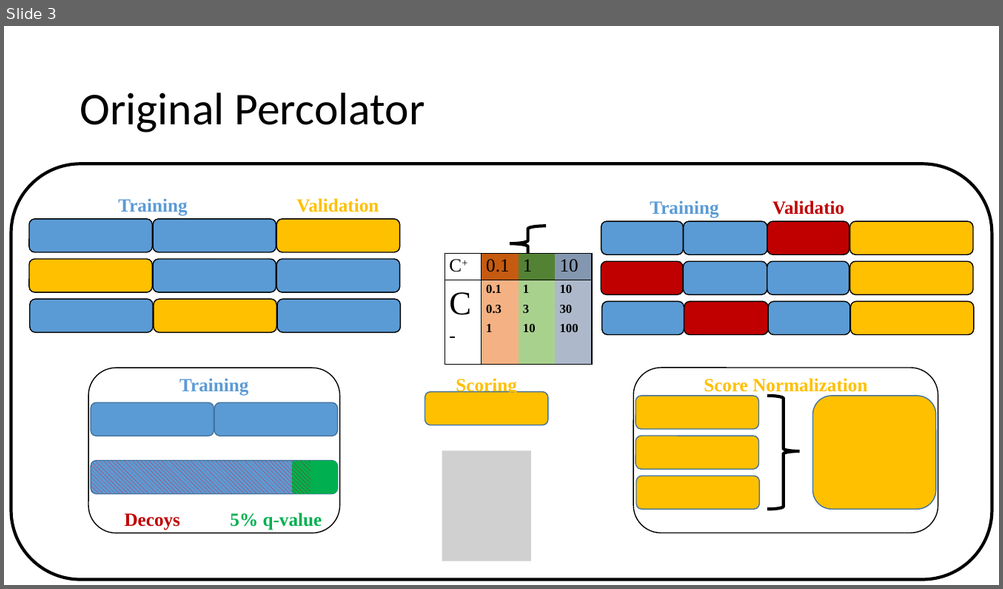
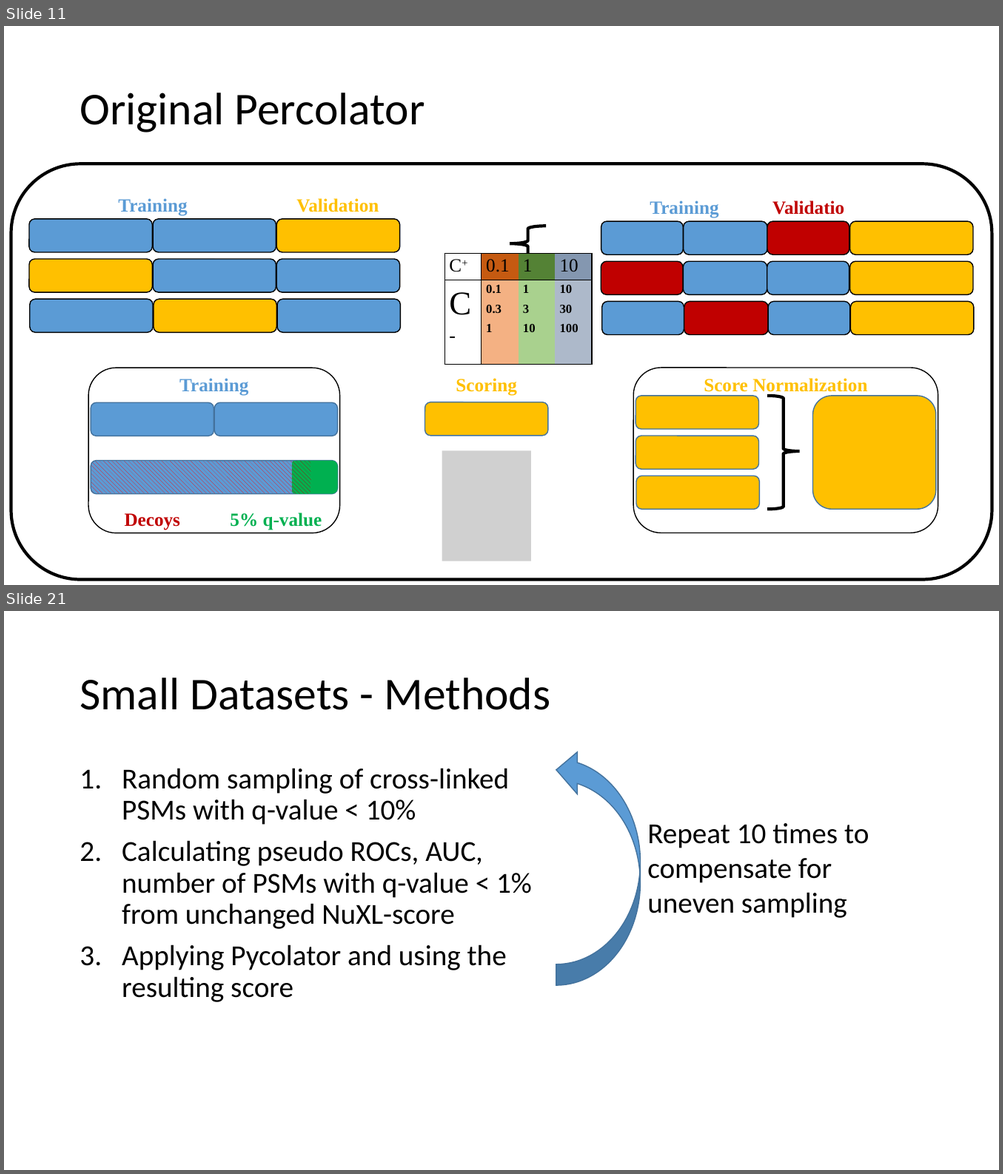
Before and after one commit to emilpaulitz/Bachelor-Thesis, a slide deck: doc/presentation.pptx. Shown one above the other, each under a label of ours: slide 3 before the commit, slides 11 and 21 after it; the slides between them are not shown. The pictures are 1003x589 and 1003x1174 pixels, drawn with LibreOffice and Linux fonts; fonts in the diff are those of the drawing; grey boxes stand for pictures. Boxes give left, top, right and bottom in pixels: in the first picture for what was removed or moved away, otherwise in the second. Text is boxed around its words. In the diff, an @@ line names an element or a change of style, - is before the commit and + after.

```diff
--- a/doc/presentation.pptx
+++ b/doc/presentation.pptx
@@ slide 21 added at [4,611,999,1170], background #FFFFFF @@
@@ title added at [79,678,551,710], 44 pt, text #000000 @@
+Small Datasets - Methods
@@ curved right arrow added at [556,749,640,985], fill #5B9BD5, outline #43739E 1 pt @@
@@ text added at [122,768,532,1002], 28 pt, text #000000 @@
+1. Random sampling of cross-linked PSMs with q-value < 10%
+2. Calculating pseudo ROCs, AUC, number of PSMs with q-value < 1% from unchanged NuXL-score
+3. Applying Pycolator and using the resulting score
@@ text added at [647,823,868,918], 28 pt, text #000000 @@
+Repeat 10 times to compensate for uneven sampling
@@ what was slide 3 is now slide 11 @@
@@ slide 11 changed as well @@
@@ rounded rectangle: place and size @@
-rounded rectangle at [425,392,548,426]
+rounded rectangle at [425,403,548,437]
```
Also in this commit, not shown: 1 other slide changed, 29 other slides added, 7 other files.
